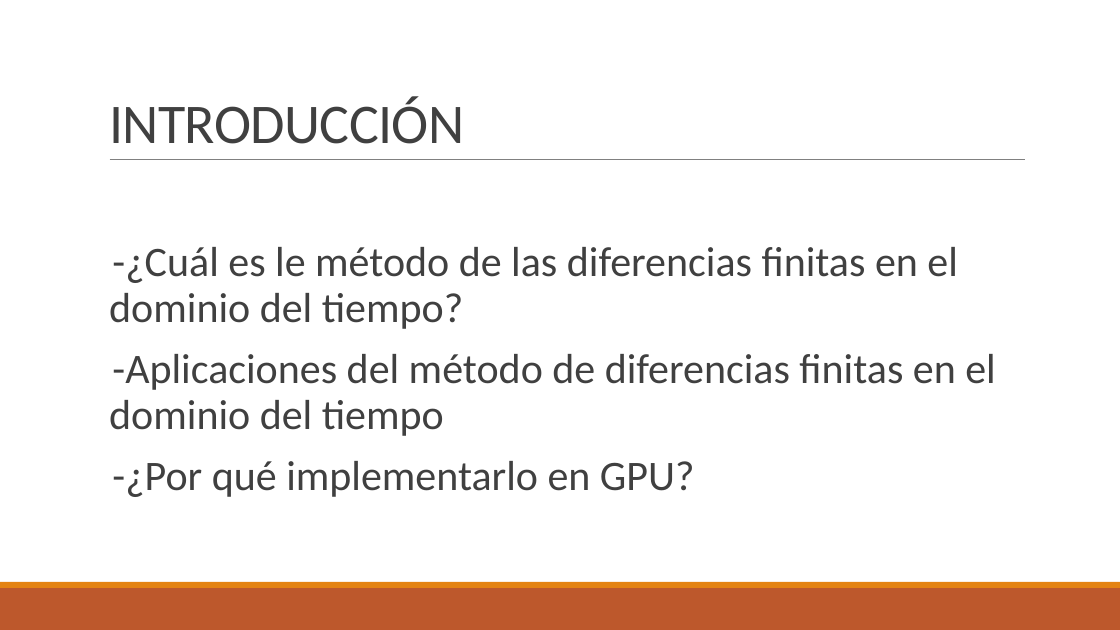
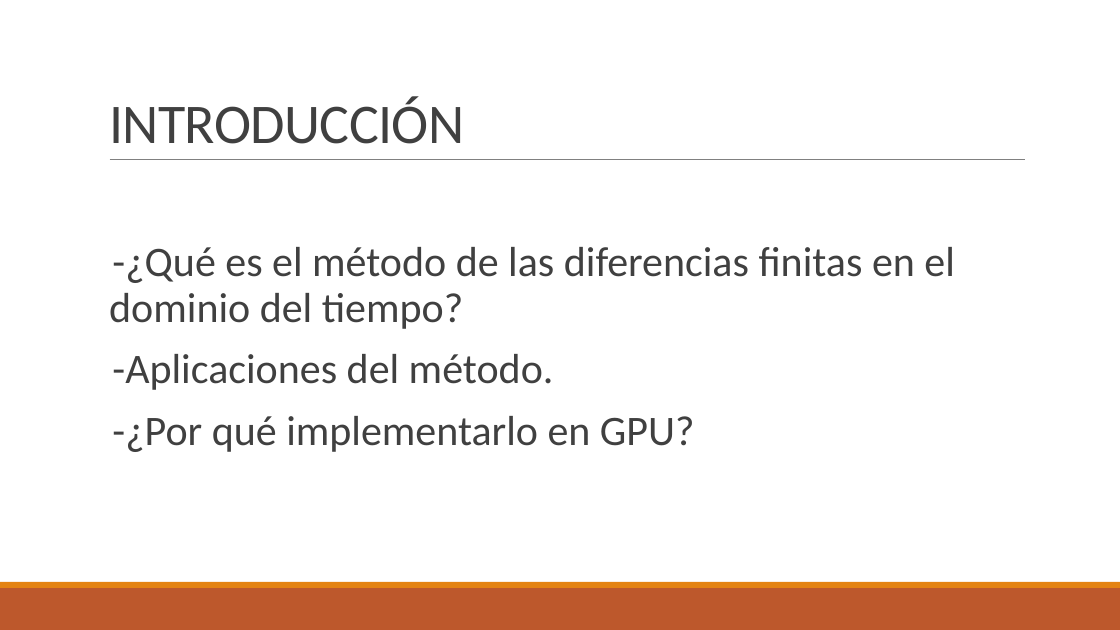
Before and after one commit to juanjo1213/TFG-FDTD, a slide deck: slide 5 of Diapositivas/FDTD.pptx. Drawn at 1120x630 pixels with LibreOffice and Linux fonts; fonts in the diff are those of the drawing. Boxes give left, top, right and bottom in pixels: in the first picture for what was removed or moved away, otherwise in the second. Text is boxed around its words. In the diff, an @@ line names an element or a change of style, - is before the commit and + after.

```diff
--- a/Diapositivas/FDTD.pptx
+++ b/Diapositivas/FDTD.pptx
@@ text at bbox=[109, 247, 954, 390]: text changed @@
-  -¿Cuál es le método de las diferencias finitas en el dominio del tiempo?
-  -Aplicaciones del método de diferencias finitas en el dominio del tiempo
+  -¿Qué es el método de las diferencias finitas en el dominio del tiempo?
+  -Aplicaciones del método.
```
Also in this commit, not shown: 7 other slides changed, 2 slides added, 3 slides removed, 6 other files.
